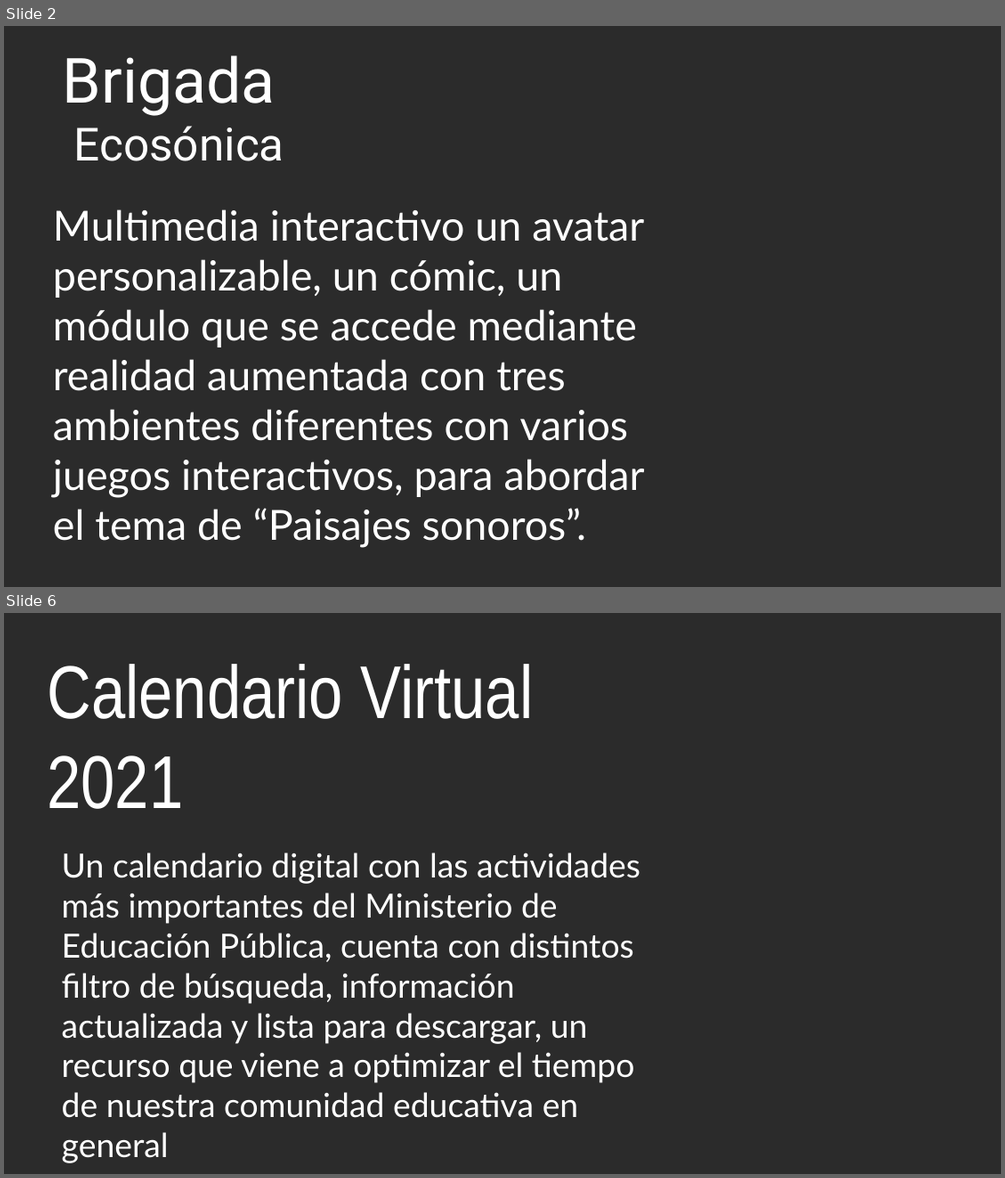
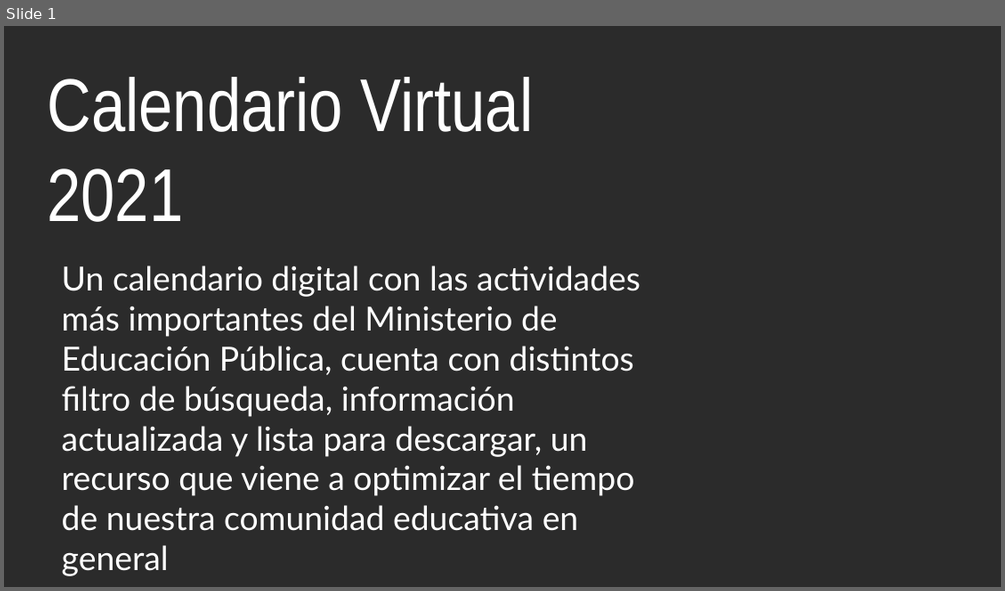
Before and after one commit to producciongespro/ColeccionRecursosGespro, a slide deck: diseño/img-avances/descriptivo.pptx. Shown one above the other, each under a label of ours: slides 2 and 6 before the commit, slide 1 after it; the slides between them are not shown. The pictures are 1005x1178 and 1005x591 pixels, drawn with LibreOffice and Linux fonts; fonts in the diff are those of the drawing; background and template pictures are left out; a plain dark background stands for a picture behind light text. Boxes give left, top, right and bottom in pixels: in the first picture for what was removed or moved away, otherwise in the second. Text is boxed around its words. In the diff, an @@ line names an element or a change of style, - is before the commit and + after.

Commit message:
Sección de avances
Se agregan 5 recursos más para avances

```diff
--- a/diseño/img-avances/descriptivo.pptx
+++ b/diseño/img-avances/descriptivo.pptx
@@ slide 2 removed at [4,26,1001,587], background picture (left out) @@
@@ text removed at [63,55,284,161] @@
-Brigada
-Ecosónica
@@ text removed at [53,209,645,548] @@
-Multimedia interactivo un avatar personalizable, un cómic, un módulo que se accede mediante realidad aumentada con tres ambientes diferentes con varios juegos interactivos, para abordar el tema de “Paisajes sonoros”.
@@ what was slide 6 is now slide 1 @@
```
Also in this commit, not shown: 1 slide added, 5 other slides removed, 10 other files.
